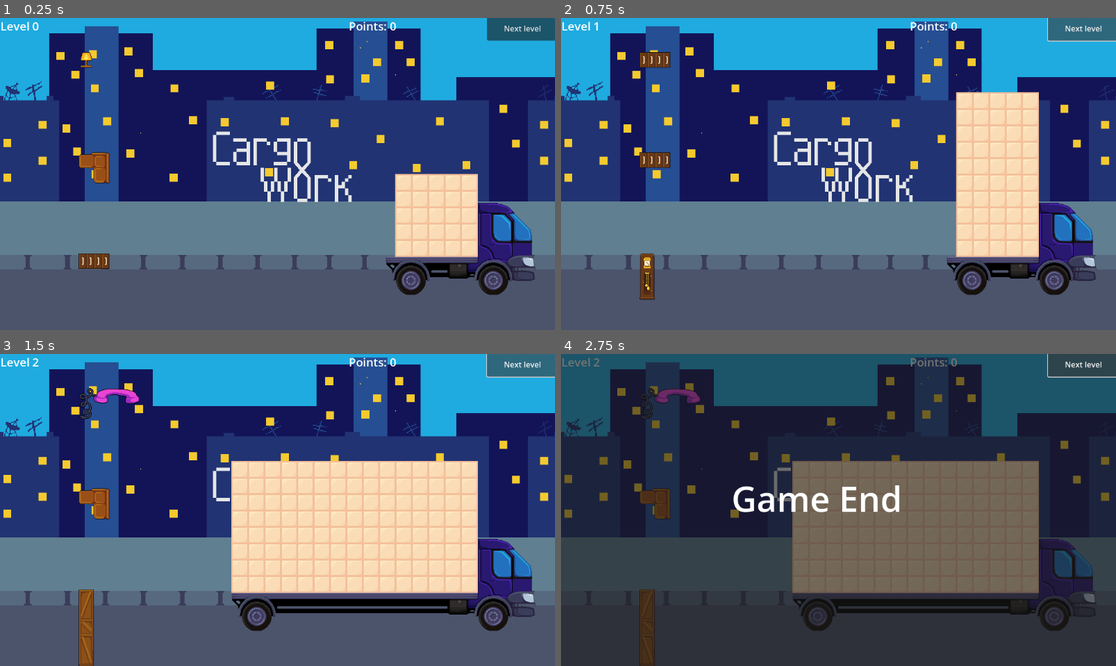
Above: before the commit, frames 1-4 (two rows, left to right).
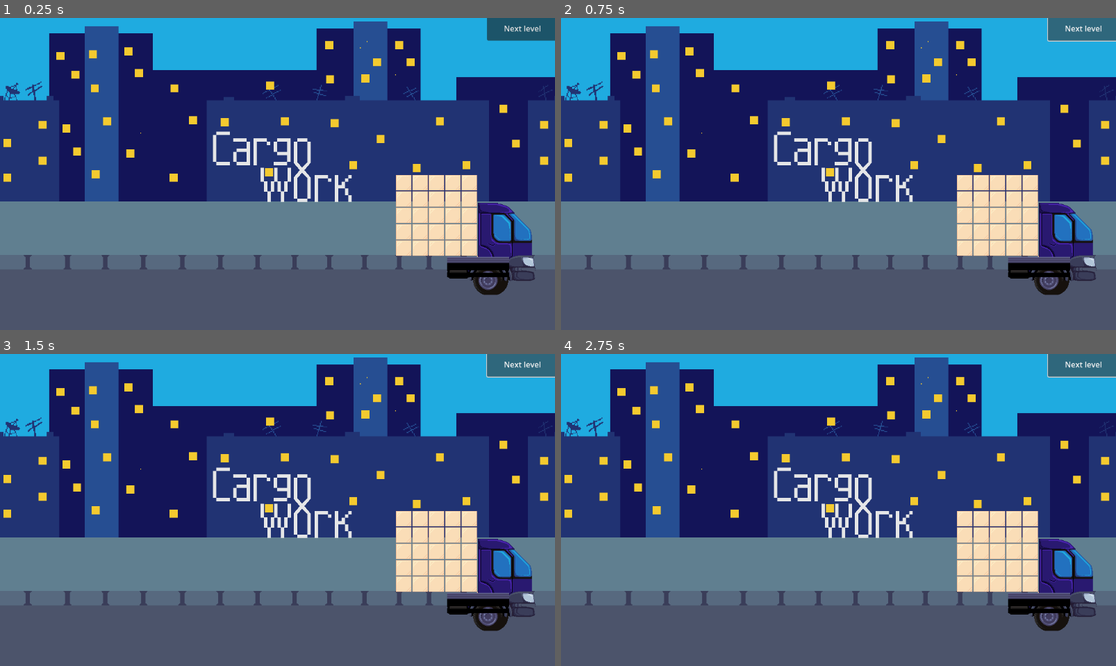
Above: after the commit, the same moments.

Repository: cyber-dream/cargo
Game: Godot game, scene res://scenes/main.tscn
The game is run twice, just before and just after one commit, with the same random seed, the same clock (stepped at 60 frames per second) and the same inputs.
Inputs:
- Up to frame 1 (0.25 s): no input
- Up to frame 2 (0.75 s): click "Next level" at 0.5 s
- Up to frame 3 (1.5 s): click "Next level" at 1.25 s
- Up to frame 4 (2.75 s): click "Next level" at 2 s

The runs differ from the first frame. In frame 1, 2.9% of the frame differs, in the area x 0-92%, y 1-89%; in frame 2, 7.1%; in frame 3, 20%; in frame 4, 99%, in the area x 0-100%, y 0-100%.
Error after the commit: Parse Error: Could not find type "Level" in the current scope. (res://scripts/gameplay.gd:10)

Commit message:
Добавил минимальную сложность в лвл

Diff:
--- a/scenes/main.tscn
+++ b/scenes/main.tscn
@@ -26,18 +26,21 @@
 
 [sub_resource type="Resource" id="Resource_sugp2"]
 script = ExtResource("2_0wfyh")
+min_difficulty = 0
 max_difficulty = 0
 truck_size = Vector2i(5, 5)
 metadata/_custom_type_script = "uid://c65vyajnksfg8"
 
 [sub_resource type="Resource" id="Resource_yc10j"]
 script = ExtResource("2_0wfyh")
+min_difficulty = 0
 max_difficulty = 1
 truck_size = Vector2i(5, 10)
 metadata/_custom_type_script = "uid://c65vyajnksfg8"
 
 [sub_resource type="Resource" id="Resource_jscy8"]
 script = ExtResource("2_0wfyh")
+min_difficulty = 0
 max_difficulty = 2
 truck_size = Vector2i(15, 8)
 metadata/_custom_type_script = "uid://c65vyajnksfg8"
--- a/scripts/level.gd
+++ b/scripts/level.gd
@@ -1,5 +1,6 @@
-class_name Level
+class_name CargoLevel
 extends Resource
 
+@export var min_difficulty: Gameplay.Difficulty
 @export var max_difficulty: Gameplay.Difficulty
 @export var truck_size: Vector2i = Vector2i(5,5)
